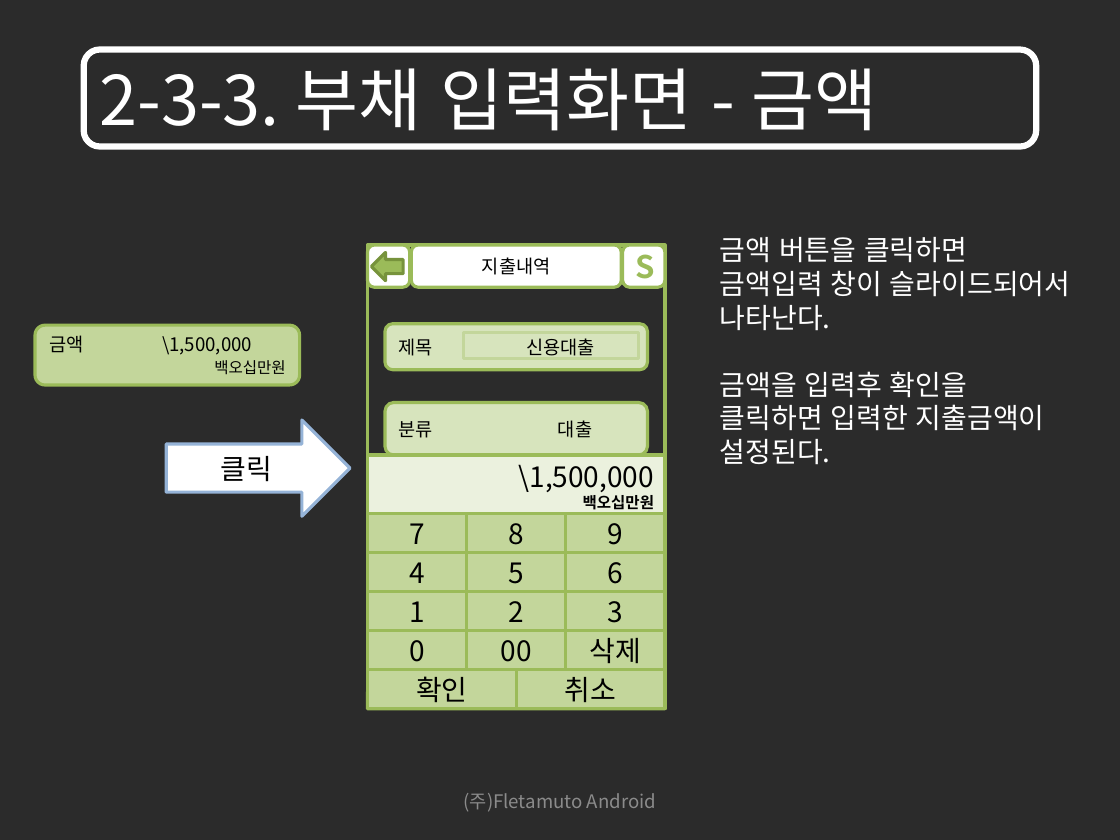
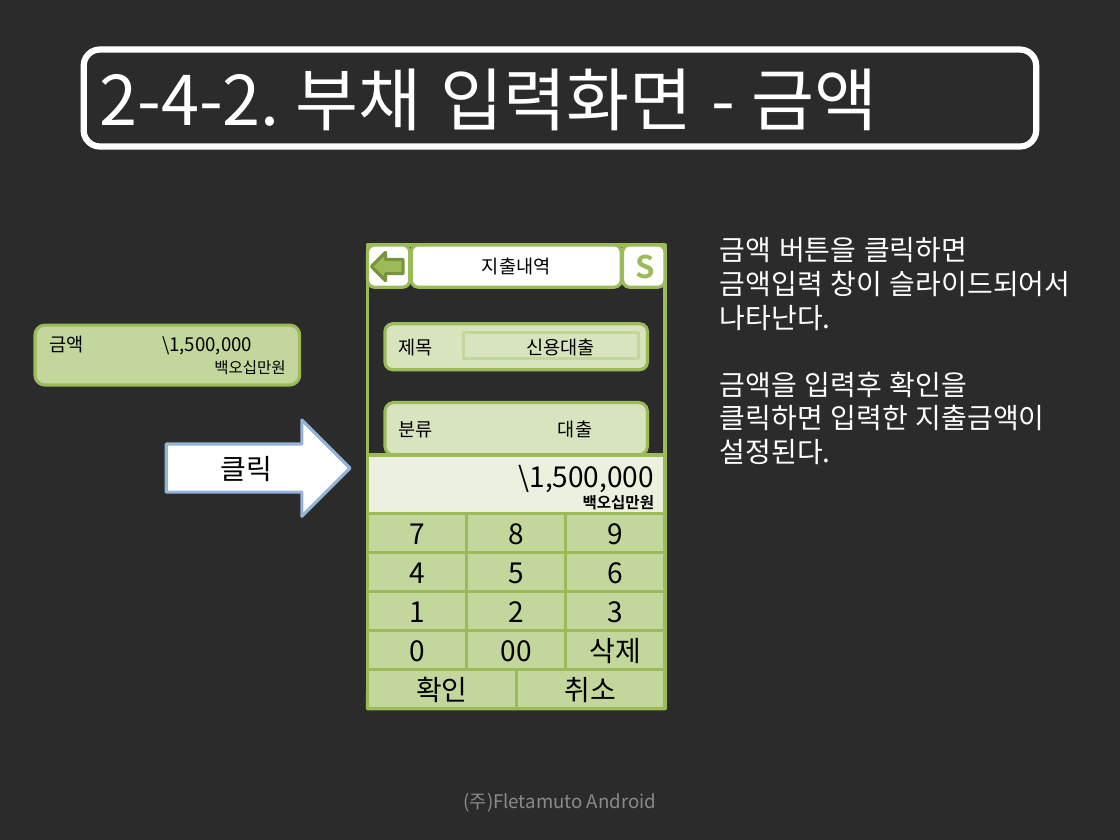
Before and after one commit to limjunghoon/fmfinance, a slide deck: slide 29 of trunk/DOC/GUI/재테크를 위한 어플리케이션 GUI_100906_V1.1.pptx (slide 28 before the commit). Drawn at 1120x840 pixels with LibreOffice and Linux fonts; fonts in the diff are those of the drawing; background and template pictures are left out; a plain dark background stands for a picture behind light text. Boxes give left, top, right and bottom in pixels: in the first picture for what was removed or moved away, otherwise in the second. Text is boxed around its words. In the diff, an @@ line names an element or a change of style, - is before the commit and + after.

```diff
--- a/trunk/DOC/GUI/재테크를 위한 어플리케이션 GUI_100906_V1.1.pptx
+++ b/trunk/DOC/GUI/재테크를 위한 어플리케이션 GUI_100906_V1.1.pptx
@@ text in rounded rectangle at box(99, 68, 877, 131): text changed @@
-2-3-3. 부채 입력화면 - 금액
+2-4-2. 부채 입력화면 - 금액
```
Also in this commit, not shown: 10 other slides changed, 19 slides added, 1 other file.
